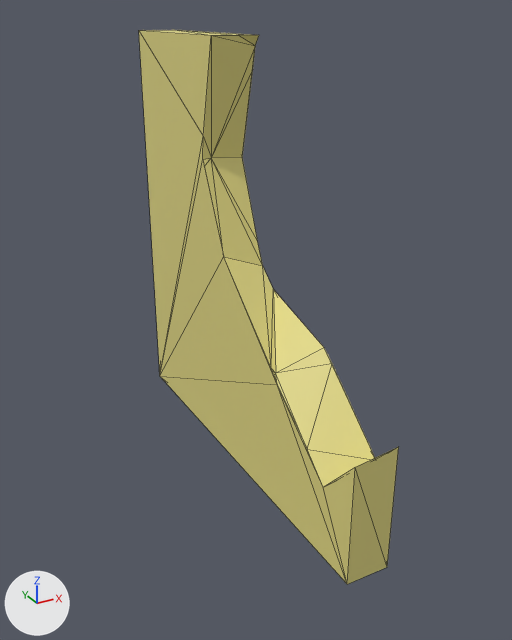
The glTF model Assets/BrokenWall4.glb, before and after one commit.
Rendered twice from a 50 mm lens placed at (-1.37, -2.73, 2.1), pointed at (0.07, -0.11, 0.8). Every picture has the same lights, and +X, +Y and +Z are marked at lower left. Mesh edges are drawn as thin lines. Vertices at the same position are counted once.

Names of what the first picture shows: 'BrokenWall4'.
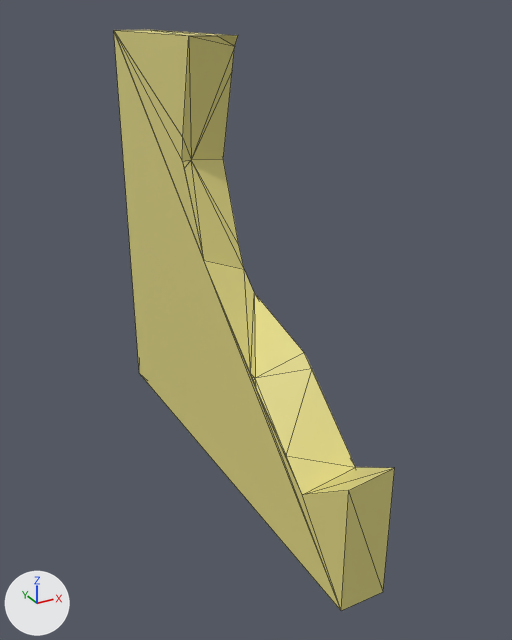
Boxes (x1, y1, x2, y2) around the edits, measured in the pictures (512 x 640 px; the box of a moved part takes in the faces that stretch with it):
'BrokenWall4', reshaped (8% wider)
    before: (139, 30, 399, 584)
    after: (114, 30, 395, 611)
part 1 of me_cube_009_convcol, moved or reshaped
    before: (277, 385, 399, 584)
    after: (208, 271, 395, 611)
part 2 of me_cube_009_convcol, moved or reshaped
    before: (203, 35, 375, 487)
    after: (182, 35, 355, 494)
part 3 of me_cube_009_convcol, moved or reshaped
    before: (139, 30, 347, 584)
    after: (114, 30, 341, 610)

The edits, one by one:
me_cube_009_convcol has 32 vertices, 60 faces and spans x 0.0..0.2, y -1.0..1.0, z 0.0..2.0.
me_cube_009_convcol is used by ob_brokenwall4; location (0.0, 0.0, 0.0).
me_cube_009_convcol part 1: all 4 vertices in x 0.0..0.2, y -1.0, z 0.0..0.59 are moved by (-0.1, -0.1, 0.0).
me_cube_009_convcol part 2: all 24 vertices in x 0.0..0.2, y -0.88..0.27, z 0.34..2.0 are moved by (-0.1, 0.0, 0.0).
me_cube_009_convcol part 3: all 4 vertices in x 0.0..0.2, y 1.0, z 0.0..2.0 are moved by (-0.1, 0.1, 0.0).
